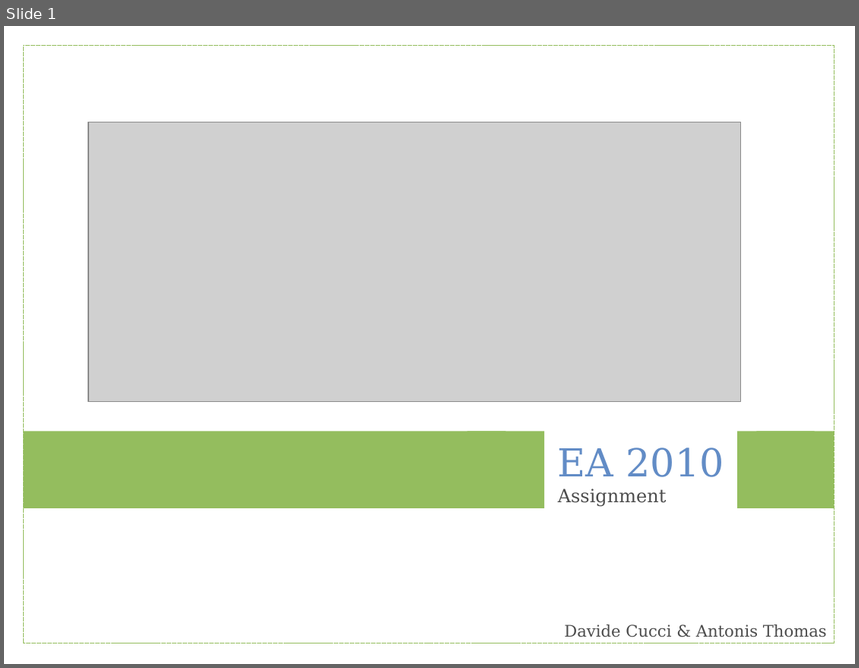
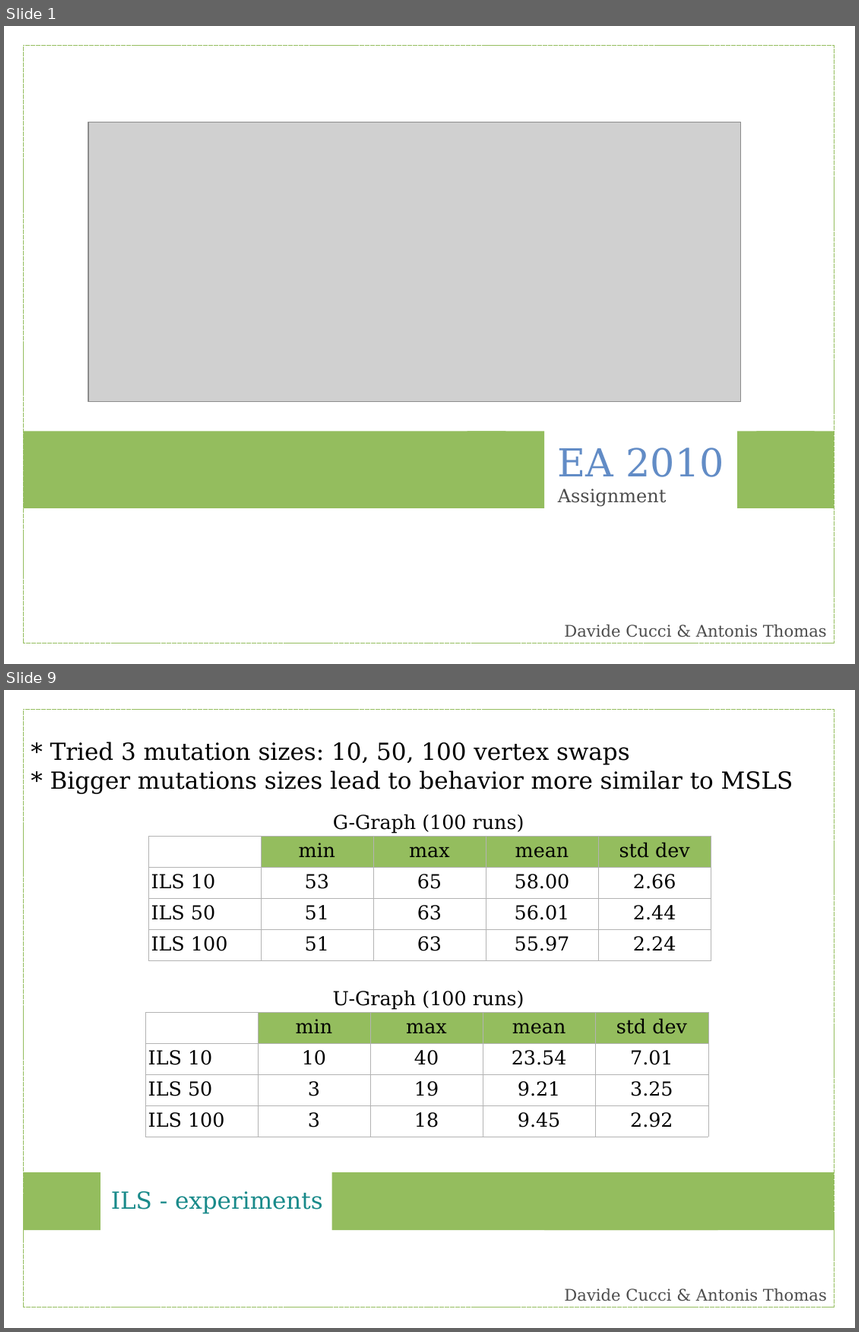
Before and after one commit to ufukhurriyetoglu/extreme-horsepower, a slide deck: EA2010/Report/eapres.odp. Shown one above the other, each under a label of ours: slide 1 before the commit, slides 1 and 9 after it; the slides between them are not shown. The pictures are 859x668 and 859x1332 pixels, drawn with LibreOffice and Linux fonts; fonts in the diff are those of the drawing; grey boxes stand for pictures. Boxes give left, top, right and bottom in pixels: in the first picture for what was removed or moved away, otherwise in the second. Text is boxed around its words. In the diff, an @@ line names an element or a change of style, - is before the commit and + after.

```diff
--- a/EA2010/Report/eapres.odp
+++ b/EA2010/Report/eapres.odp
@@ slide 9 added at box(4, 690, 855, 1328), background #FFFFFF @@
@@ rectangle added at box(23, 709, 835, 1308), outline #94BD5E 0 pt @@
@@ text added at box(50, 742, 794, 793), 22 pt, text #000000 @@
+* Tried 3 mutation sizes: 10, 50, 100 vertex swaps
+* Bigger mutations sizes lead to behavior more similar to MSLS
@@ text added at box(333, 814, 525, 833), 18 pt, text #000000 @@
+G-Graph (100 runs)
@@ table added at box(148, 836, 712, 961), 4 rows, 5 columns @@
+ | min | max | mean | std dev
+ILS 10 | 53 | 65 | 58.00 | 2.66
+ILS 50 | 51 | 63 | 56.01 | 2.44
+ILS 100 | 51 | 63 | 55.97 | 2.24
@@ text added at box(333, 990, 525, 1009), 18 pt, text #000000 @@
+U-Graph (100 runs)
@@ table added at box(145, 1013, 709, 1137), 4 rows, 5 columns @@
+ | min | max | mean | std dev
+ILS 10 | 10 | 40 | 23.54 | 7.01
+ILS 50 | 3 | 19 | 9.21 | 3.25
+ILS 100 | 3 | 18 | 9.45 | 2.92
@@ rectangle added at box(23, 1173, 101, 1230), fill #94BD5E @@
@@ rectangle added at box(332, 1173, 718, 1230), fill #94BD5E @@
@@ rectangle added at box(544, 1173, 835, 1230), fill #94BD5E @@
@@ text added at box(111, 1192, 323, 1214), 22 pt, text #198A8A @@
+ILS - experiments
@@ text added at box(564, 1289, 827, 1302), 15 pt, text #4C4C4C @@
+Davide Cucci & Antonis Thomas
```
Also in this commit, not shown: 1 slide changed, 19 other slides added, 15 slides removed.
